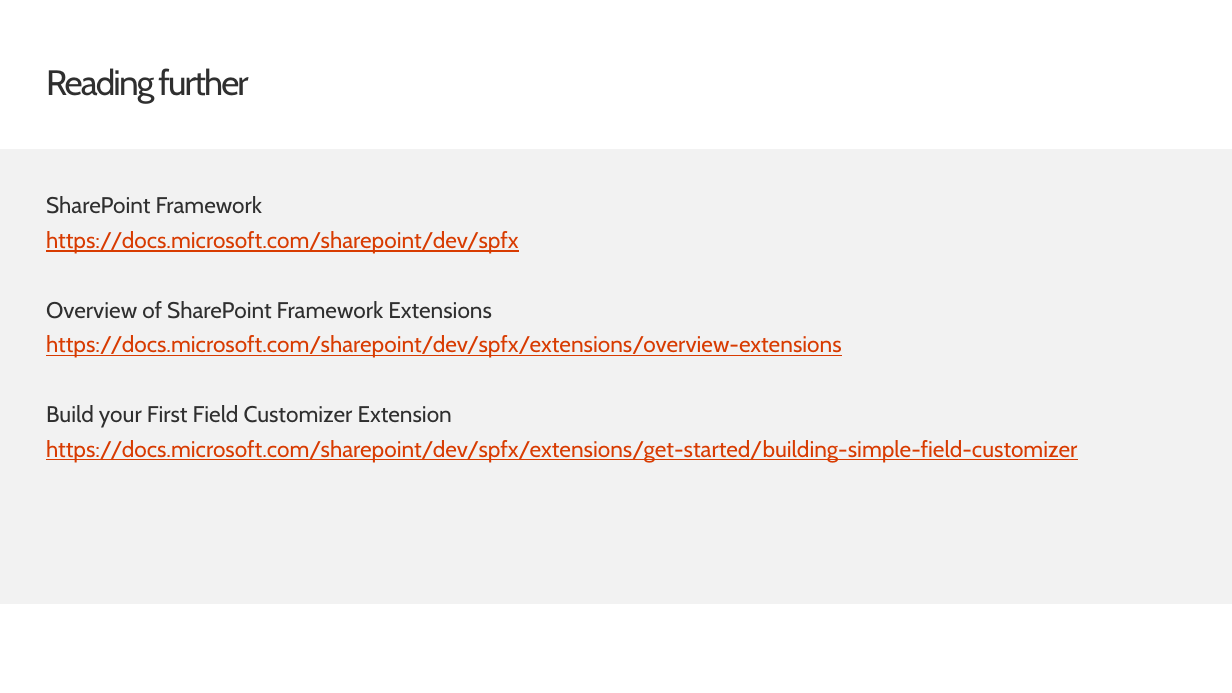
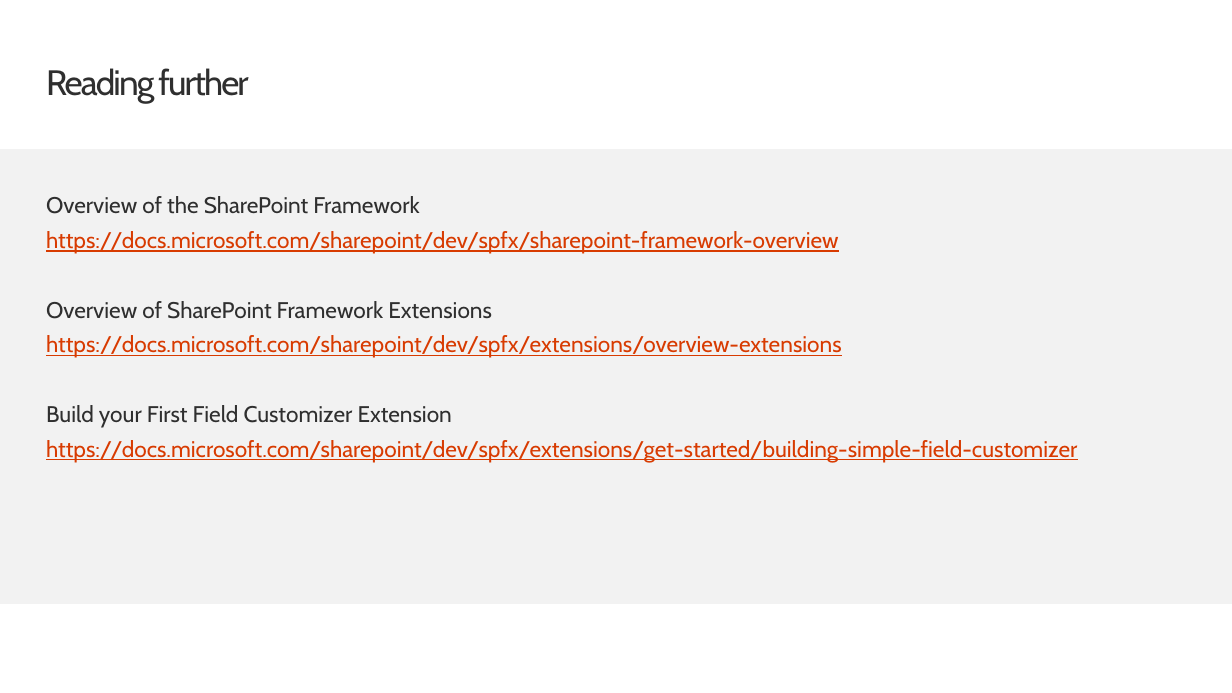
Before and after one commit to SharePoint/sp-dev-training-spfx-extensions, a slide deck: slide 11 of 02 fieldcustomizer.pptx. Drawn at 1232x693 pixels with LibreOffice and Linux fonts; fonts in the diff are those of the drawing; background and template pictures are left out. Boxes give left, top, right and bottom in pixels: in the first picture for what was removed or moved away, otherwise in the second. Text is boxed around its words. In the diff, an @@ line names an element or a change of style, - is before the commit and + after.

Commit message:
Fix link in field customizer slide deck

```diff
--- a/02 fieldcustomizer.pptx
+++ b/02 fieldcustomizer.pptx
@@ text at <box>46,196,839,254</box>: text changed @@
-SharePoint Framework
-https://docs.microsoft.com/sharepoint/dev/spfx
+Overview of the SharePoint Framework
+https://docs.microsoft.com/sharepoint/dev/spfx/sharepoint-framework-overview
```
